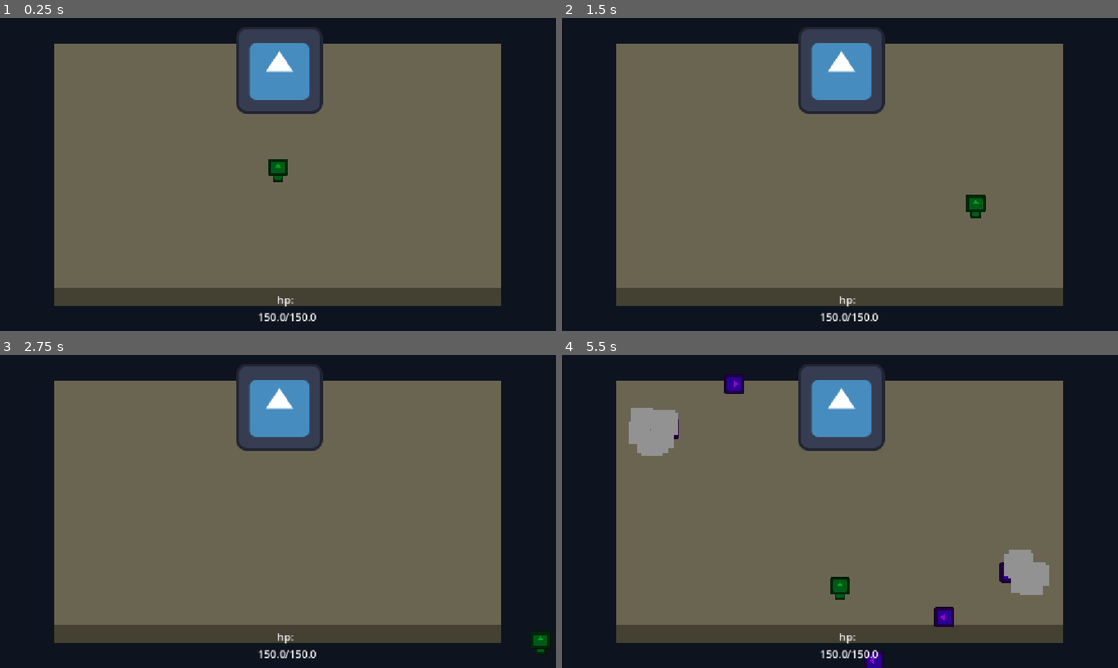
Above: before the commit, frames 1-4 (two rows, left to right).
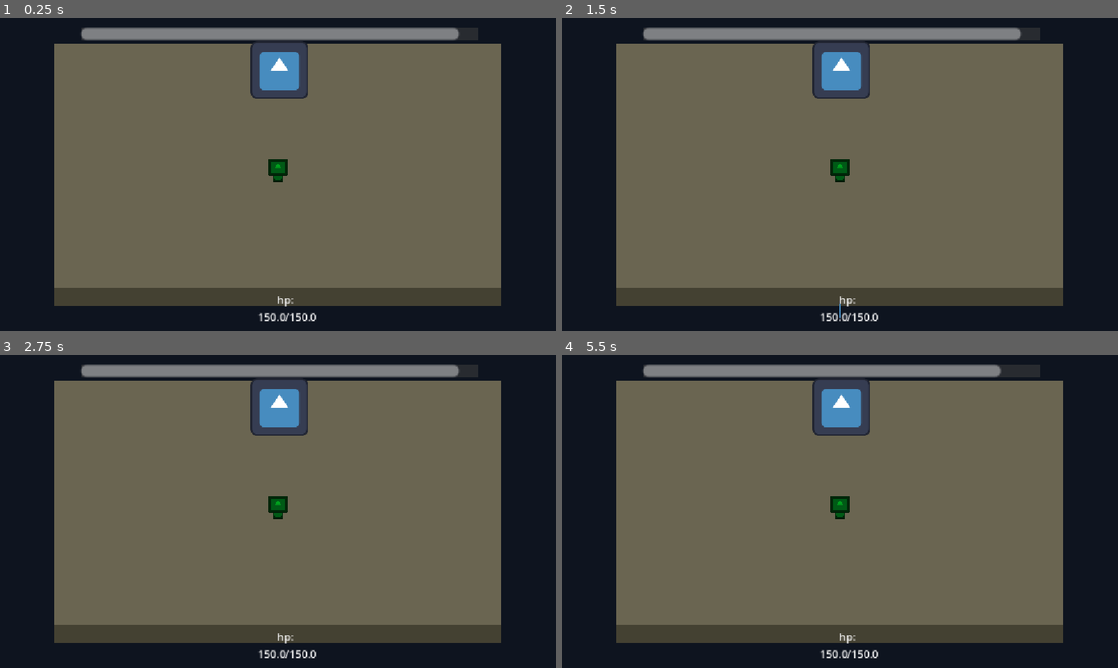
Above: after the commit, the same moments.

Repository: Sastingus/Mossful
Game: Godot game, scene res://scenes/world/world.tscn
Same seed, same stepped clock (60 frames per second), same inputs: the game is played once before the commit and once after it. The engine's default icon, where the game draws it, is replaced by a stand-in: a white triangle on a blue panel in a dark square.
Inputs:
- Up to frame 1 (0.25 s): no input
- Up to frame 2 (1.5 s): tap Enter at 0.5 s; hold Right (attack_right, bound only after the commit) 0.53-1.28 s; tap Z (attack, bound only before the commit) at 0.6, 1.35 s; hold Down (attack_down, bound only after the commit) from 1.28 s (still down)
- Up to frame 3 (2.75 s): release Down (attack_down, bound only after the commit) at 2.03 s; hold Right (attack_right, bound only after the commit) from 2.03 s (still down); tap Z (attack, bound only before the commit) at 2.1 s
- Up to frame 4 (5.5 s): release Right (attack_right, bound only after the commit) at 2.78 s; hold Up (attack_up, bound only after the commit) 2.78-3.53 s; tap Z (attack, bound only before the commit) every 0.75 s from 2.85 to 5.1 s; hold Left (attack_left, bound only after the commit) 3.53-5.03 s; tap Space (pause, bound only after the commit) at 4.15 s; hold Down (attack_down, bound only after the commit) from 5.03 s (still down)

The runs differ from the first frame. In frame 1, 5.8% of the frame differs, in the area x 14-86%, y 3-31%; in frame 2, 6.2%; in frame 3, 6.1%; in frame 4, 9.0%, in the area x 12-88%, y 3-100%.

Commit message:
player attacks
-added player shooting arrows via the binding of issac controls
-added boss death logic
-added temp boss hp bar

Diff:
--- a/project.godot
+++ b/project.godot
@@ -35,31 +35,46 @@
 move_up={
 "deadzone": 0.2,
 "events": [Object(InputEventKey,"resource_local_to_scene":false,"resource_name":"","device":-1,"window_id":0,"alt_press …(192 unchanged characters)…
-, Object(InputEventKey,"resource_local_to_scene":false,"resource_name":"","device":-1,"window_id":0,"alt_pressed":false,"shift_pressed":false,"ctrl_pressed":false,"meta_pressed":false,"pressed":false,"keycode":0,"physical_keycode":4194320,"key_label":0,"unicode":0,"location":0,"echo":false,"script":null)
 ]
 }
 move_left={
 "deadzone": 0.2,
 "events": [Object(InputEventKey,"resource_local_to_scene":false,"resource_name":"","device":-1,"window_id":0,"alt_press …(191 unchanged characters)…
-, Object(InputEventKey,"resource_local_to_scene":false,"resource_name":"","device":-1,"window_id":0,"alt_pressed":false,"shift_pressed":false,"ctrl_pressed":false,"meta_pressed":false,"pressed":false,"keycode":0,"physical_keycode":4194319,"key_label":0,"unicode":0,"location":0,"echo":false,"script":null)
 ]
 }
 move_right={
 "deadzone": 0.2,
 "events": [Object(InputEventKey,"resource_local_to_scene":false,"resource_name":"","device":-1,"window_id":0,"alt_press …(192 unchanged characters)…
-, Object(InputEventKey,"resource_local_to_scene":false,"resource_name":"","device":-1,"window_id":0,"alt_pressed":false,"shift_pressed":false,"ctrl_pressed":false,"meta_pressed":false,"pressed":false,"keycode":0,"physical_keycode":4194321,"key_label":0,"unicode":0,"location":0,"echo":false,"script":null)
 ]
 }
 move_down={
 "deadzone": 0.2,
 "events": [Object(InputEventKey,"resource_local_to_scene":false,"resource_name":"","device":-1,"window_id":0,"alt_press …(192 unchanged characters)…
-, Object(InputEventKey,"resource_local_to_scene":false,"resource_name":"","device":-1,"window_id":0,"alt_pressed":false,"shift_pressed":false,"ctrl_pressed":false,"meta_pressed":false,"pressed":false,"keycode":0,"physical_keycode":4194322,"key_label":0,"unicode":0,"location":0,"echo":false,"script":null)
 ]
 }
-attack={
+attack_up={
 "deadzone": 0.2,
-"events": [Object(InputEventKey,"resource_local_to_scene":fa …(140 unchanged characters)… d":false,"keycode":0,"physical_keycode":90,"key_label":0,"unicode":122,"location":0,"echo":false,"script":null)
-, Object(InputEventKey,"resource_local_to_scene":false,"resource_name":"","device":-1,"window_id":0,"alt_pressed":false,"shift_pressed":false,"ctrl_pressed":false,"meta_pressed":false,"pressed":false,"keycode":0,"physical_keycode":4194309,"key_label":0,"unicode":0,"location":0,"echo":false,"script":null)
+"events": [Object(InputEventKey,"resource_local_to_scene":fa …(140 unchanged characters)… d":false,"keycode":0,"physical_keycode":4194320,"key_label":0,"unicode":0,"location":0,"echo":false,"script":null)
+]
+}
+attack_left={
+"deadzone": 0.2,
+"events": [Object(InputEventKey,"resource_local_to_scene":false,"resource_name":"","device":-1,"window_id":0,"alt_pressed":false,"shift_pressed":false,"ctrl_pressed":false,"meta_pressed":false,"pressed":false,"keycode":0,"physical_keycode":4194319,"key_label":0,"unicode":0,"location":0,"echo":false,"script":null)
+]
+}
+attack_right={
+"deadzone": 0.2,
+"events": [Object(InputEventKey,"resource_local_to_scene":false,"resource_name":"","device":-1,"window_id":0,"alt_pressed":false,"shift_pressed":false,"ctrl_pressed":false,"meta_pressed":false,"pressed":false,"keycode":0,"physical_keycode":4194321,"key_label":0,"unicode":0,"location":0,"echo":false,"script":null)
+]
+}
+attack_down={
+"deadzone": 0.2,
+"events": [Object(InputEventKey,"resource_local_to_scene":false,"resource_name":"","device":-1,"window_id":0,"alt_pressed":false,"shift_pressed":false,"ctrl_pressed":false,"meta_pressed":false,"pressed":false,"keycode":0,"physical_keycode":4194322,"key_label":0,"unicode":0,"location":0,"echo":false,"script":null)
+]
+}
+pause={
+"deadzone": 0.2,
+"events": [Object(InputEventKey,"resource_local_to_scene":false,"resource_name":"","device":-1,"window_id":0,"alt_pressed":false,"shift_pressed":false,"ctrl_pressed":false,"meta_pressed":false,"pressed":false,"keycode":0,"physical_keycode":32,"key_label":0,"unicode":32,"location":0,"echo":false,"script":null)
 ]
 }
 
@@ -68,3 +83,4 @@
 2d_physics/layer_1="Base"
 2d_physics/layer_2="Bullet"
 2d_physics/layer_4="Player"
+2d_physics/layer_5="Boss"
--- a/scenes/boss/boss.gd
+++ b/scenes/boss/boss.gd
@@ -1,4 +1,5 @@
 extends StaticBody2D
+class_name BossEntity
 
 @export var patterns : Array[PackedScene]
 @export var attackSpeed := 5.0
@@ -8,9 +9,18 @@
 
 func _ready() -> void:
 	attack_timer.wait_time = attackSpeed+ randf_range(-attackSpeedRand,attackSpeedRand)
+	SignalBus.boss_hit.connect(take_damage)
 
 func attack() -> void:
 	var currentAttack = patterns.pick_random().instantiate()
 	add_child(currentAttack)
 	currentAttack.global_position = Vector2.ZERO
 	attack_timer.wait_time = attackSpeed + randf_range(-attackSpeedRand,attackSpeedRand)
+
+func take_damage():
+	Globals.boss_hp -= Globals.player_dmg
+	if Globals.boss_hp <= 0:
+		die()
+
+func die():
+	print("boss killed!")
--- a/scenes/boss/boss.tscn
+++ b/scenes/boss/boss.tscn
@@ -4,16 +4,17 @@
 [ext_resource type="Texture2D" uid="uid://4q335xxs2p" path="res://icon.svg" id="2_8ftqf"]
 
 [sub_resource type="RectangleShape2D" id="RectangleShape2D_atjq5"]
-size = Vector2(66, 66)
+size = Vector2(42, 44)
 
 [node name="boss" type="StaticBody2D"]
+collision_layer = 17
 script = ExtResource("1_dgf3a")
 
 [node name="CollisionShape2D" type="CollisionShape2D" parent="."]
 shape = SubResource("RectangleShape2D_atjq5")
 
 [node name="Sprite2D" type="Sprite2D" parent="."]
-scale = Vector2(0.46875, 0.46875)
+scale = Vector2(0.3125, 0.31250003)
 texture = ExtResource("2_8ftqf")
 
 [node name="AttackTimer" type="Timer" parent="."]
--- a/scenes/bullet/bullet.tscn
+++ b/scenes/bullet/bullet.tscn
@@ -34,7 +34,7 @@
 scale_curve = SubResource("CurveTexture_0vdx3")
 color = Color(0.5743274, 0.57432795, 0.5743277, 1)
 
-[node name="Area2D" type="Area2D"]
+[node name="EnemyBullet" type="Area2D"]
 collision_layer = 2
 collision_mask = 8
 script = ExtResource("1_83itf")
--- a/scenes/player/player.gd
+++ b/scenes/player/player.gd
@@ -7,10 +7,11 @@
 @onready var poison_timer: Timer = %PoisonTimer
 @onready var hp_label: Label = $HpLabel
 @onready var heal_timer: Timer = %HealTimer
+@onready var boss_bar: ProgressBar = $BossBar
 
 func _ready() -> void:
 	SignalBus.player_poisoned.connect(poisoned)
-
+	boss_bar.max_value = Globals.boss_max_hp
 
 func _physics_process(delta: float) -> void:
 	var inputDir := Vector2.ZERO
@@ -24,14 +25,24 @@
 	hp_label.text = "       hp:
 	"+str(Globals.player_hp)+ "/150.0"
 
+	boss_bar.value = Globals.boss_hp
+
 	if Globals.player_hp <= 0:
 		die()
 
 
 func _input(event: InputEvent) -> void:
-	if Input.is_action_just_pressed("attack"):
-		attack()
+	if Input.is_action_just_pressed("attack_up"):
+		attack("up")
+	elif Input.is_action_just_pressed("attack_left"):
+		attack("left")
+	elif Input.is_action_just_pressed("attack_right"):
+		attack("right")
+	elif Input.is_action_just_pressed("attack_down"):
+		attack("down")
 
+	if Input.is_action_just_pressed("pause"):
+		get_tree().paused = true
 
 '
 poison and health
@@ -67,5 +78,16 @@
 attack
 '
 
-func attack():
-	pass
+func attack(dir):
+	match dir:
+		"up":spawn_arrow(Vector2(0,-24),-90)
+		"down":spawn_arrow(Vector2(0,24),90)
+		"left":spawn_arrow(Vector2(-24,0),180)
+		"right":spawn_arrow(Vector2(24,0),0)
+
+
+func spawn_arrow(pos,dir):
+	var new_arrow = preload("uid://2nrsaxpsfv4i").instantiate()
+	add_sibling(new_arrow)
+	new_arrow.position = pos+self.position
+	new_arrow.rotation_degrees = dir
--- a/scenes/player/player.tscn
+++ b/scenes/player/player.tscn
@@ -1,15 +1,19 @@
-[gd_scene load_steps=4 format=3 uid="uid://d1w5ccem33kle"]
+[gd_scene load_steps=6 format=3 uid="uid://d1w5ccem33kle"]
 
 [ext_resource type="Script" uid="uid://cfwnkyjeohsul" path="res://scenes/player/player.gd" id="1_dovo2"]
 [ext_resource type="Texture2D" uid="uid://4q335xxs2p" path="res://icon.svg" id="2_gmlin"]
+[ext_resource type="PackedScene" uid="uid://2nrsaxpsfv4i" path="res://scenes/player_arrow/player_arrow.tscn" id="3_gmlin"]
 
 [sub_resource type="CapsuleShape2D" id="CapsuleShape2D_lvxji"]
 radius = 3.0
 height = 14.0
 
+[sub_resource type="StyleBoxFlat" id="StyleBoxFlat_dovo2"]
+bg_color = Color(0.2653605, 0.26536053, 0.26536044, 0.47843137)
+
 [node name="player" type="CharacterBody2D"]
 collision_layer = 9
-collision_mask = 2
+collision_mask = 3
 script = ExtResource("1_dovo2")
 
 [node name="CollisionShape2D" type="CollisionShape2D" parent="."]
@@ -47,5 +51,20 @@
 text = "    hp:
 150/150"
 
+[node name="BossBar" type="ProgressBar" parent="."]
+top_level = true
+z_index = 2
+offset_left = -136.0
+offset_top = -101.0
+offset_right = 138.0
+offset_bottom = -93.0
+theme_override_font_sizes/font_size = 8
+theme_override_styles/background = SubResource("StyleBoxFlat_dovo2")
+show_percentage = false
+
+[node name="PlayerArrow" parent="." instance=ExtResource("3_gmlin")]
+position = Vector2(0, -26)
+rotation = 4.712389
+
 [connection signal="timeout" from="PoisonTimer" to="." method="poison_tick"]
 [connection signal="timeout" from="HealTimer" to="." method="heal_tick"]
--- /dev/null
+++ b/scenes/player_arrow/player_arrow.gd
@@ -0,0 +1,18 @@
+extends Area2D
+
+const SPEED = 350
+const DESPAWN_DISTANCE = 1200
+
+var distance_traveled := 0
+
+func _physics_process(delta: float) -> void:
+	var dir : Vector2 = Vector2.RIGHT.rotated(rotation)
+	position += Vector2(dir * SPEED * delta)
+	distance_traveled += SPEED * delta
+	if distance_traveled > DESPAWN_DISTANCE:
+		queue_free()
+
+func _on_body_entered(body: CollisionObject2D) -> void:
+	if body is BossEntity:
+		SignalBus.boss_hit.emit()
+		queue_free()
--- /dev/null
+++ b/scenes/player_arrow/player_arrow.tscn
@@ -0,0 +1,22 @@
+[gd_scene load_steps=4 format=3 uid="uid://2nrsaxpsfv4i"]
+
+[ext_resource type="Script" uid="uid://bippstebdrspd" path="res://scenes/player_arrow/player_arrow.gd" id="1_7sdfr"]
+[ext_resource type="Texture2D" uid="uid://4q335xxs2p" path="res://icon.svg" id="1_j7mhf"]
+
+[sub_resource type="RectangleShape2D" id="RectangleShape2D_7sdfr"]
+size = Vector2(18, 4)
+
+[node name="PlayerArrow" type="Area2D"]
+rotation = -1.5707964
+collision_layer = 0
+collision_mask = 16
+script = ExtResource("1_7sdfr")
+
+[node name="CollisionShape2D" type="CollisionShape2D" parent="."]
+shape = SubResource("RectangleShape2D_7sdfr")
+
+[node name="Sprite2D" type="Sprite2D" parent="."]
+scale = Vector2(0.109375, 0.012867674)
+texture = ExtResource("1_j7mhf")
+
+[connection signal="body_entered" from="." to="." method="_on_body_entered"]
--- a/scenes/world/globals.gd
+++ b/scenes/world/globals.gd
@@ -9,3 +9,6 @@
 var heal := 0.5
 var poi_dmg := 1.5
 var on_hit_poi := 1.5
+
+var boss_hp := 300.0
+var boss_max_hp := 300.0
--- a/scenes/world/signal_bus.gd
+++ b/scenes/world/signal_bus.gd
@@ -1,3 +1,5 @@
 extends Node
 
 signal player_poisoned
+
+signal boss_hit
--- a/scenes/world/world.tscn
+++ b/scenes/world/world.tscn
@@ -1,9 +1,15 @@
-[gd_scene load_steps=5 format=3 uid="uid://d3vnnnd2fe8u"]
+[gd_scene load_steps=7 format=3 uid="uid://d3vnnnd2fe8u"]
 
 [ext_resource type="PackedScene" uid="uid://d1w5ccem33kle" path="res://scenes/player/player.tscn" id="1_dphjl"]
 [ext_resource type="PackedScene" uid="uid://dsnf0fg816wds" path="res://scenes/boss/boss.tscn" id="2_1fp7r"]
 [ext_resource type="PackedScene" uid="uid://b1xv5ev3srvft" path="res://bullet_patterns/test_pat.tscn" id="2_sl2e5"]
-[ext_resource type="PackedScene" uid="uid://b6xo53voey65y" path="res://bullet_patterns/test_pat_spin.tscn" id="4_6m72w"]
+[ext_resource type="PackedScene" uid="uid://b6xo53voey65y" path="res://bullet_patterns/spin_pat.tscn" id="4_6m72w"]
+
+[sub_resource type="RectangleShape2D" id="RectangleShape2D_6m72w"]
+size = Vector2(50, 236)
+
+[sub_resource type="RectangleShape2D" id="RectangleShape2D_v5dby"]
+size = Vector2(316, 33)
 
 [node name="world" type="Node2D"]
 
@@ -14,7 +20,7 @@
 
 [node name="boss" parent="." instance=ExtResource("2_1fp7r")]
 position = Vector2(1, -72)
-patterns = Array[PackedScene]([ExtResource("2_sl2e5"), ExtResource("4_6m72w")])
+patterns = Array[PackedScene]([ExtResource("4_6m72w"), ExtResource("2_sl2e5")])
 attackSpeed = 3.0
 
 [node name="background" type="Node2D" parent="."]
@@ -42,3 +48,21 @@
 offset_right = 198.0
 offset_bottom = 115.0
 color = Color(0.055911608, 0.07816715, 0.12168569, 1)
+
+[node name="Collision" type="StaticBody2D" parent="background"]
+
+[node name="CollisionShape2D" type="CollisionShape2D" parent="background/Collision"]
+position = Vector2(-180, -4)
+shape = SubResource("RectangleShape2D_6m72w")
+
+[node name="CollisionShape2D2" type="CollisionShape2D" parent="background/Collision"]
+position = Vector2(179, -10)
+shape = SubResource("RectangleShape2D_6m72w")
+
+[node name="CollisionShape2D3" type="CollisionShape2D" parent="background/Collision"]
+position = Vector2(-4, 95)
+shape = SubResource("RectangleShape2D_v5dby")
+
+[node name="CollisionShape2D4" type="CollisionShape2D" parent="background/Collision"]
+position = Vector2(-4, -113)
+shape = SubResource("RectangleShape2D_v5dby")
Renamed: bullet_patterns/test_pat_spin.tscn -> bullet_patterns/spin_pat.tscn
Not shown, added: scenes/player_arrow/player_arrow.gd.uid
